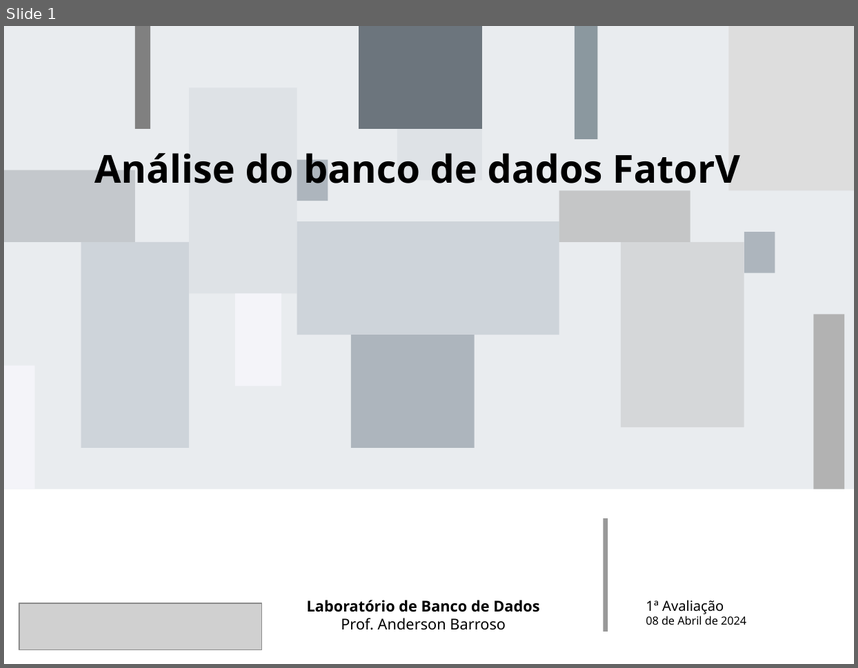
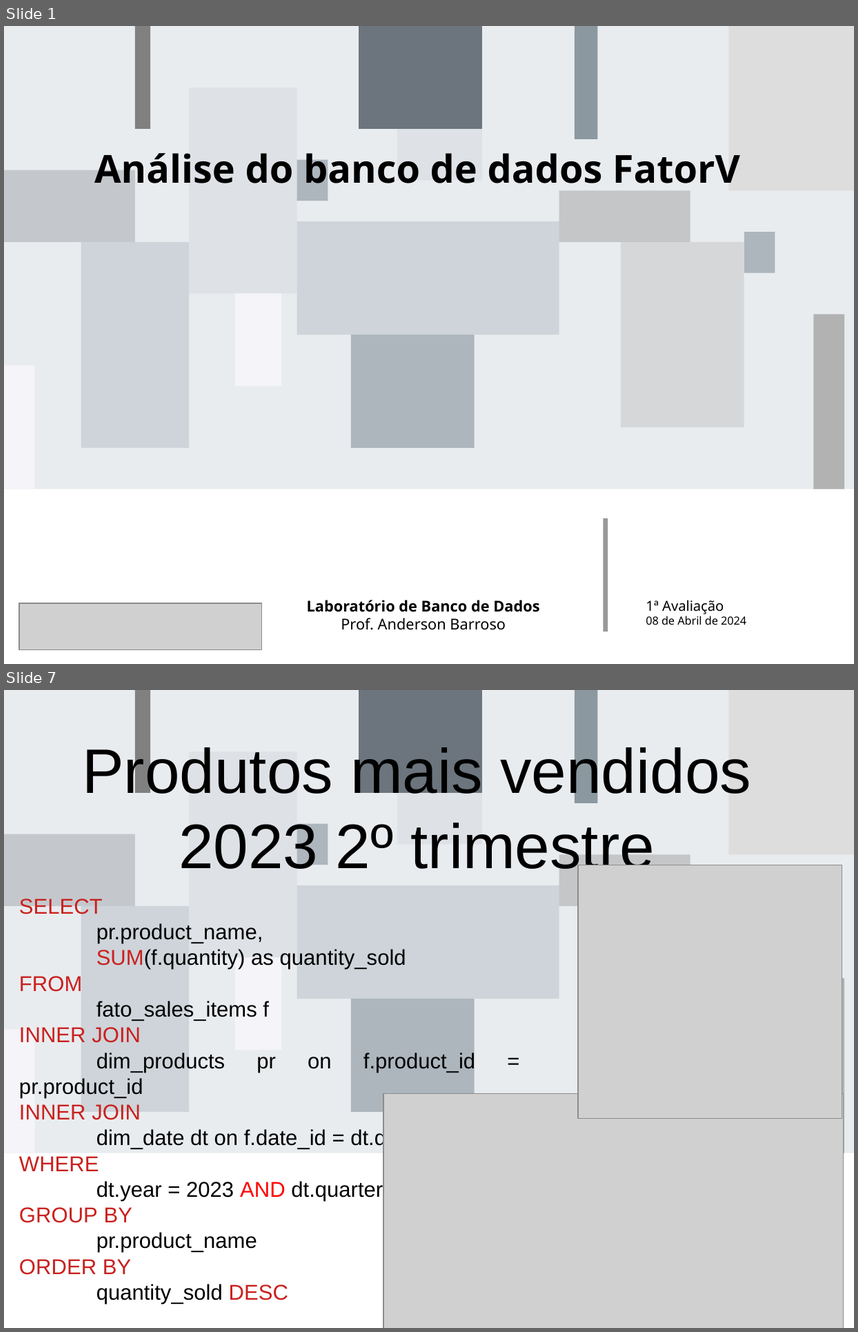
Before and after one commit to renemichelnunes/banco, a slide deck: ETL results.odp. Shown one above the other, each under a label of ours: slide 1 before the commit, slides 1 and 7 after it; the slides between them are not shown. The pictures are 858x668 and 858x1332 pixels, drawn with LibreOffice and Linux fonts; fonts in the diff are those of the drawing; grey boxes stand for pictures. Boxes give left, top, right and bottom in pixels: in the first picture for what was removed or moved away, otherwise in the second. Text is boxed around its words. In the diff, an @@ line names an element or a change of style, - is before the commit and + after.

```diff
--- a/ETL results.odp
+++ b/ETL results.odp
@@ slide 7 added at (4, 690, 854, 1328), background #FFFFFF; not listed: 16 template elements that a slide beside it also shows @@
@@ title added at (82, 743, 751, 880), 58.6 pt, text #000000 @@
+Produtos mais vendidos 2023 2º trimestre
@@ picture added at (578, 865, 842, 1118) @@
@@ subtitle added at (19, 898, 475, 1303), 20 pt, text #000000 @@
+SELECT
+pr.product_name,
+SUM(f.quantity) as quantity_sold
+FROM
+fato_sales_items f
+INNER JOIN
+dim_products pr on f.product_id = pr.product_id
+INNER JOIN
+dim_date dt on f.date_id = dt.date_id
+WHERE
+dt.year = 2023 AND dt.quarter = 2
+GROUP BY
+pr.product_name
+ORDER BY
+quantity_sold DESC
@@ picture added at (383, 1094, 843, 1328) @@
```
Also in this commit, not shown: 2 slides changed, 4 other slides added.
